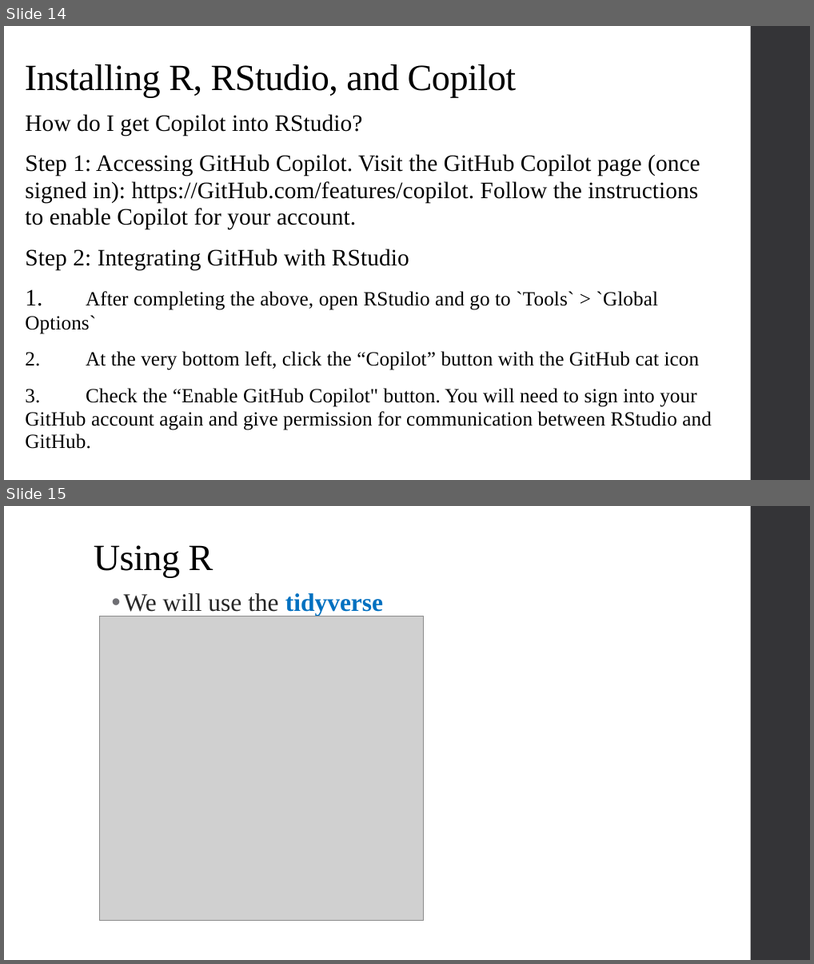
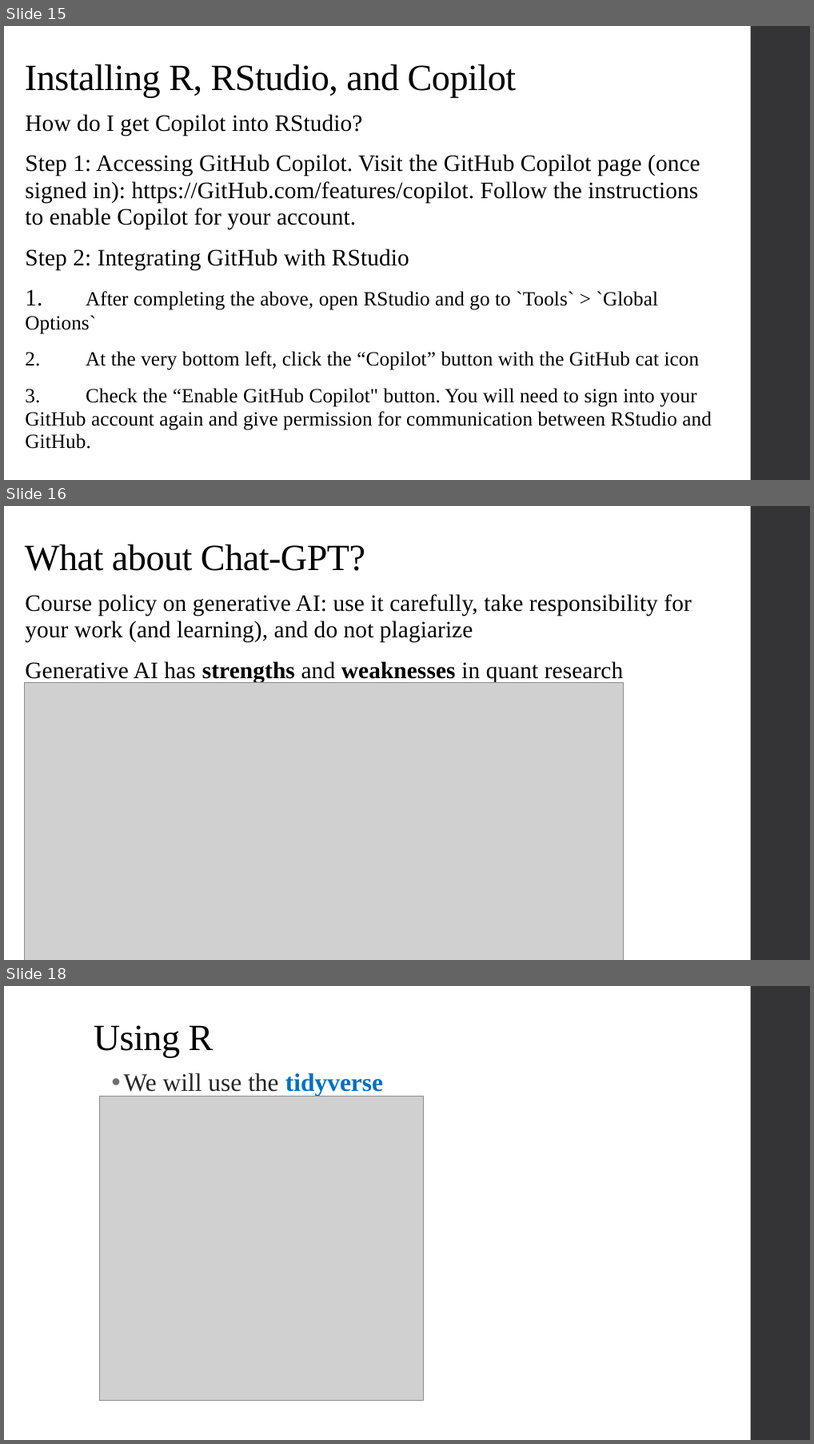
Before and after one commit to alex-hoagland/HAD5772, a slide deck: Lectures/Lecture01_Introduction/Lecture1_Intro.pptx. Shown one above the other, each under a label of ours: slides 14 and 15 before the commit, slides 15, 16 and 18 after it; the slides between them are not shown. The pictures are 814x964 and 814x1444 pixels, drawn with LibreOffice and Linux fonts; fonts in the diff are those of the drawing; grey boxes stand for pictures. Boxes give left, top, right and bottom in pixels: in the first picture for what was removed or moved away, otherwise in the second. Text is boxed around its words. In the diff, an @@ line names an element or a change of style, - is before the commit and + after.

```diff
--- a/Lectures/Lecture01_Introduction/Lecture1_Intro.pptx
+++ b/Lectures/Lecture01_Introduction/Lecture1_Intro.pptx
@@ slide 16 added at [4, 506, 810, 960], background #FFFFFF; not listed: 1 template element that a slide beside it also shows @@
@@ text added at [25, 544, 366, 571], 44 pt, text #000000 @@
+What about Chat-GPT?
@@ text added at [25, 594, 691, 683], 28 pt, text #000000 @@
+Course policy on generative AI: use it carefully, take responsibility for your work (and learning), and do not plagiarize
+Generative AI has strengths and weaknesses in quant research
@@ picture added at [24, 683, 624, 960] @@
@@ what was slide 14 is now slide 15 @@
@@ what was slide 15 is now slide 18 @@
```
Also in this commit, not shown: 2 slides changed, 3 other slides added, 2 slides removed, 3 other files.
